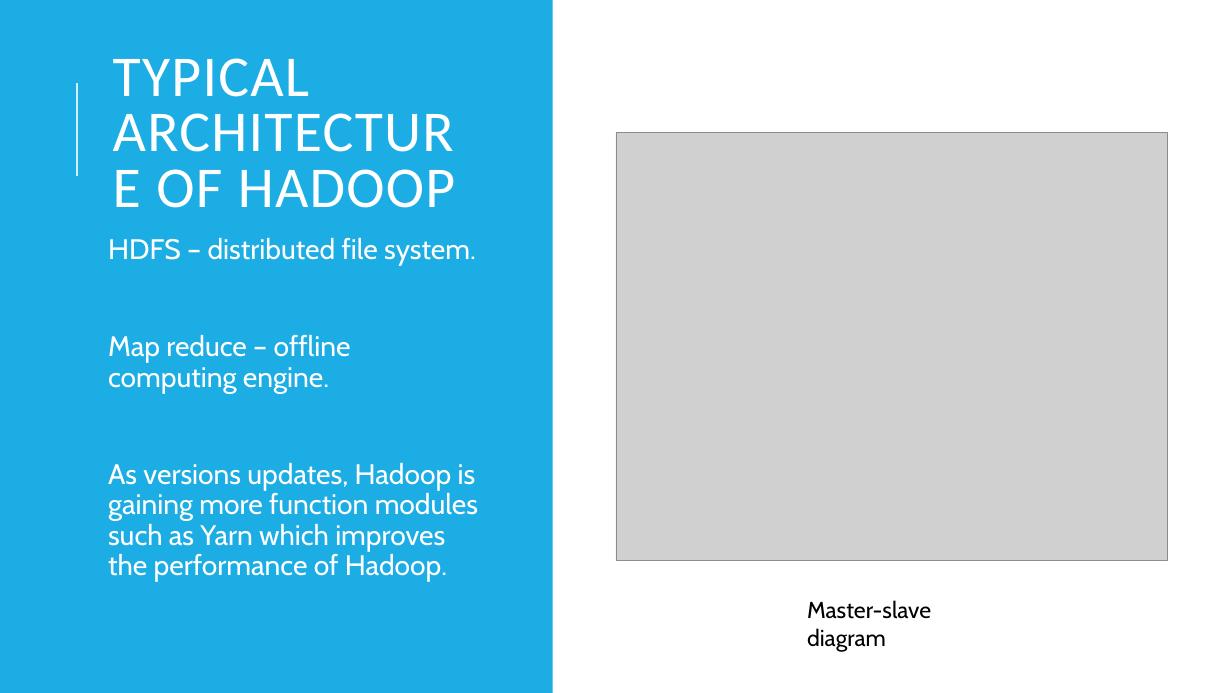
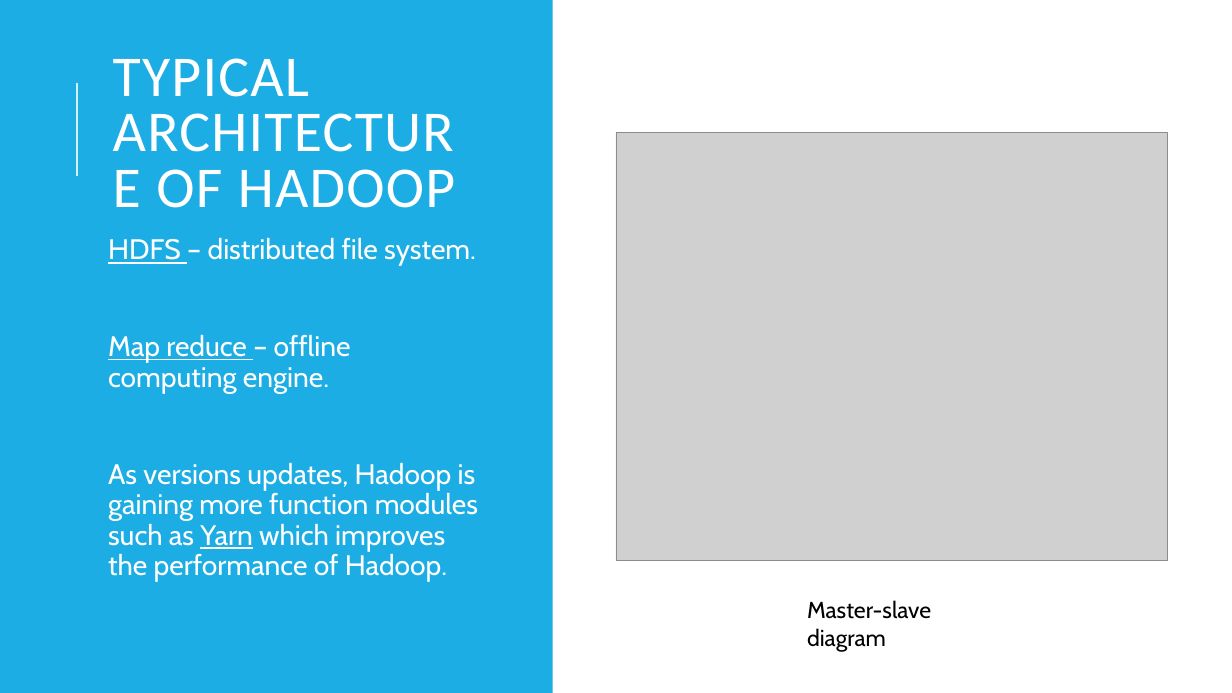
Before and after one commit to dsjili/eecs4314, a slide deck: slide 4 of Julian_Assignment1_10162016.pptx. Drawn at 1232x693 pixels with LibreOffice and Linux fonts; fonts in the diff are those of the drawing; grey boxes stand for pictures. Boxes give left, top, right and bottom in pixels: in the first picture for what was removed or moved away, otherwise in the second. Text is boxed around its words. In the diff, an @@ line names an element or a change of style, - is before the commit and + after.

Commit message:
intro + hdfs, update

```diff
--- a/Julian_Assignment1_10162016.pptx
+++ b/Julian_Assignment1_10162016.pptx
@@ text "HDFS – distributed file system." at box(108, 238, 478, 581): underline on in "HDFS", "Map reduce", "Yarn" @@
```
Also in this commit, not shown: 3 other slides changed.
